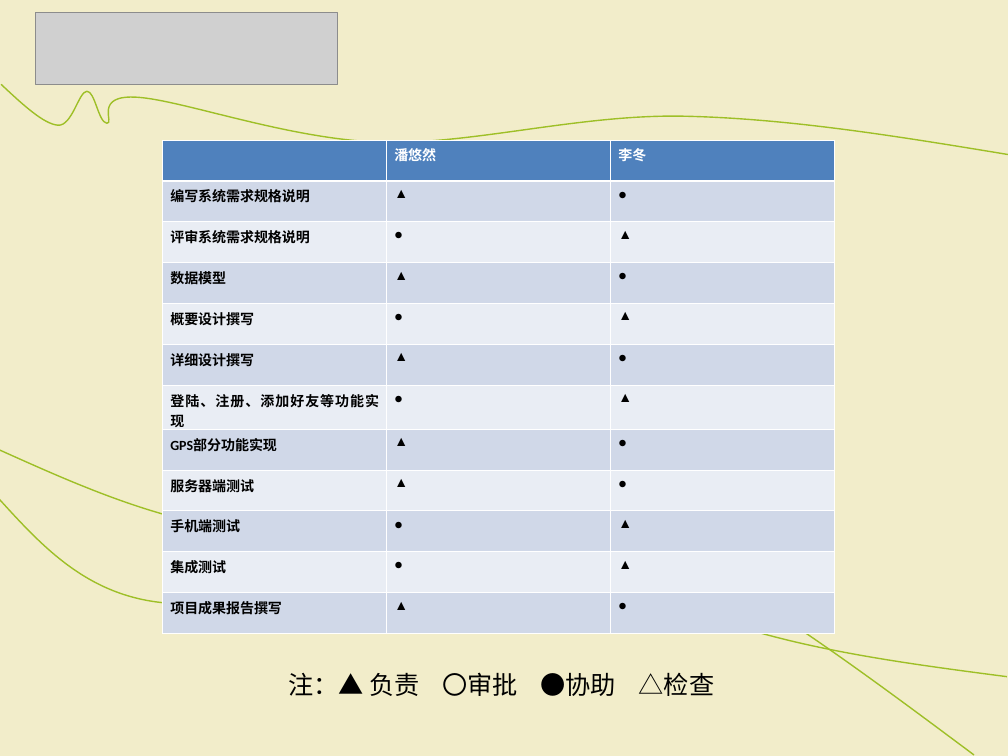
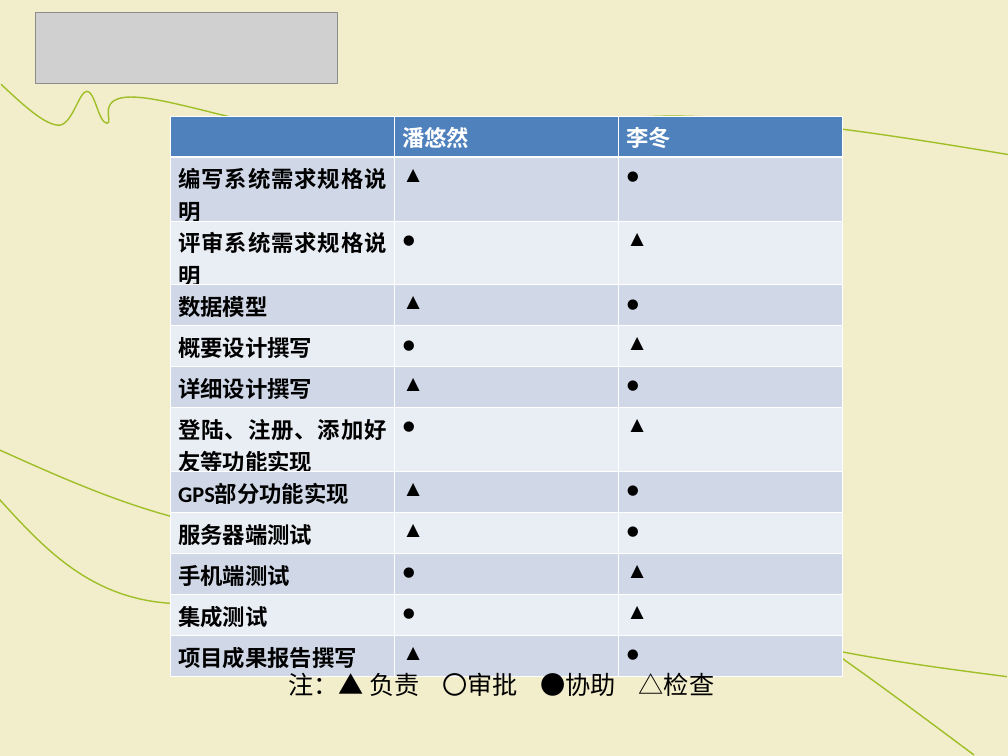
Before and after one commit to SoftwareOrganization/Dating_Position, a slide deck: slide 8 of doc of project/项目开发计划报告.ppt. Drawn at 1008x756 pixels with LibreOffice and Linux fonts; fonts in the diff are those of the drawing; grey boxes stand for pictures. Boxes give left, top, right and bottom in pixels: in the first picture for what was removed or moved away, otherwise in the second. Text is boxed around its words. In the diff, an @@ line names an element or a change of style, - is before the commit and + after.

```diff
--- a/doc of project/项目开发计划报告.ppt
+++ b/doc of project/项目开发计划报告.ppt
@@ table at [170, 116, 842, 672] @@
@@ size 10 to 16 pt @@
@@ table: place and size @@
-table at [162, 140, 834, 631]
+table at [170, 116, 842, 672]
```
Also in this commit, not shown: 3 other slides changed.
